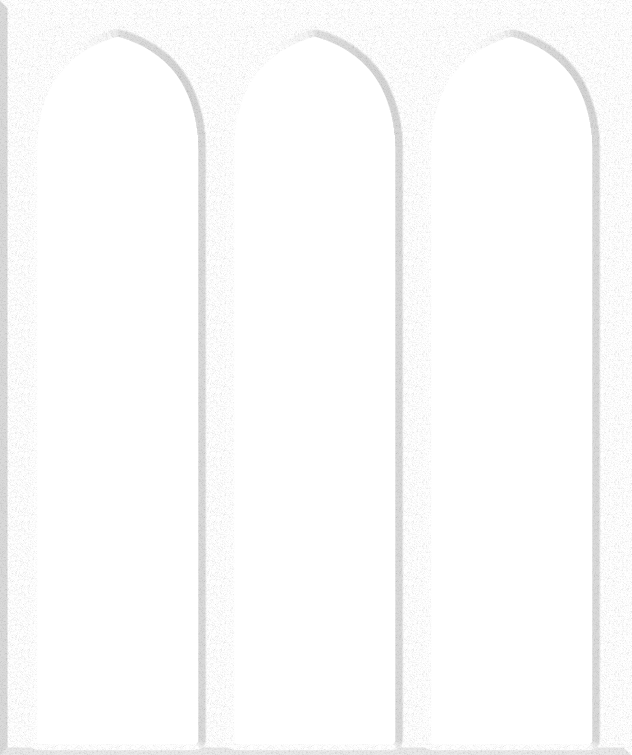
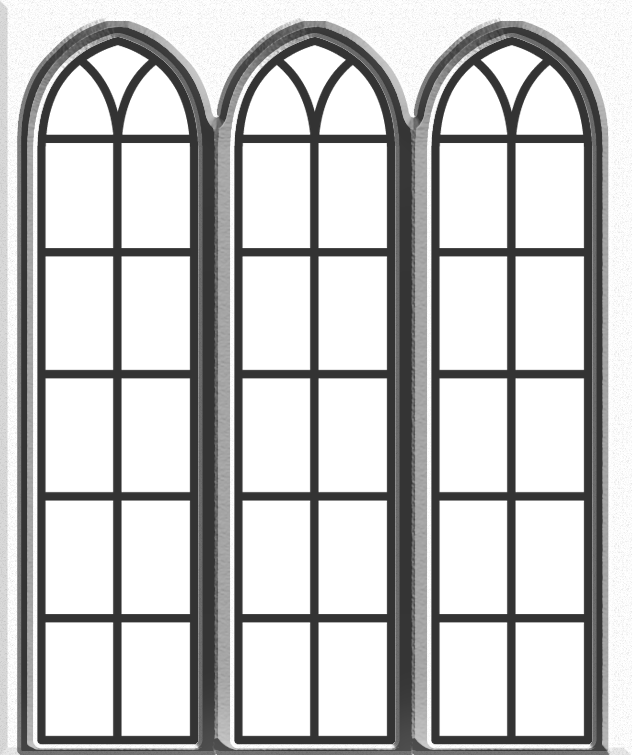
Layered file, before and after one edit (632×755). Changes by layer:
showed "Layer 1 copy" over [17, 17, 613, 755]
showed "Layer 0 copy 5" over [37, 37, 593, 745]
